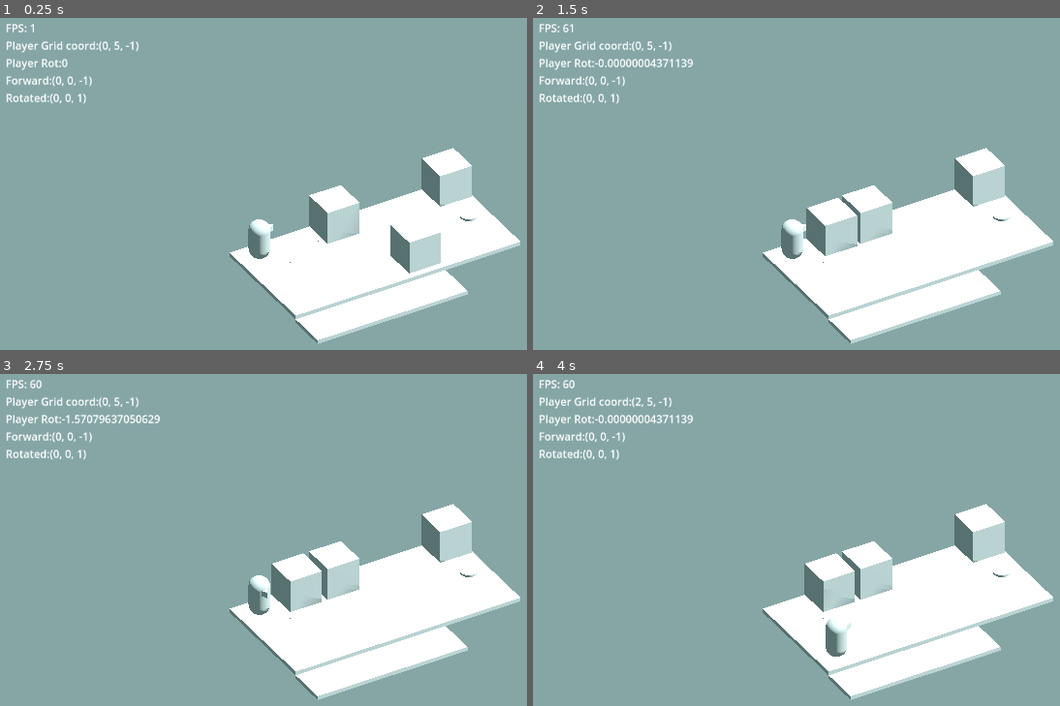
Above: before the commit, frames 1-4 (two rows, left to right).
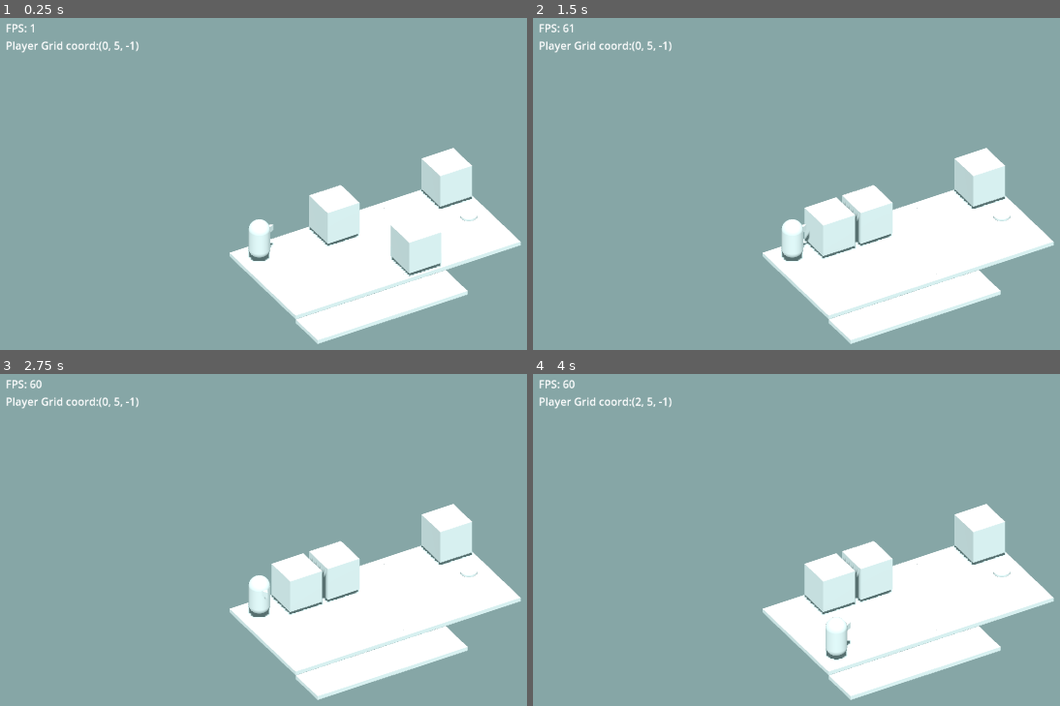
Above: after the commit, the same moments.

Repository: hakro/kosmopod-ld54
Game: Godot game, scene res://test_world.tscn
The game is run twice, just before and just after one commit, with the same random seed, the same clock (stepped at 60 frames per second) and the same inputs.
Inputs:
- Up to frame 1 (0.25 s): no input
- Up to frame 2 (1.5 s): tap Enter at 0.5 s; hold Right (turn_right) 0.53-1.28 s; tap Space (pull_object) at 0.6, 1.35 s; hold A (turn_left) from 1.28 s (still down)
- Up to frame 3 (2.75 s): release A (turn_left) at 2.03 s; hold Right (turn_right) from 2.03 s (still down); tap S (turn_around) at 2.1 s; tap Space (pull_object) at 2.3 s
- Up to frame 4 (4 s): tap Space (pull_object) at 2.75, 2.85, 3.6 s; release Right (turn_right) at 2.78 s; hold W (move_forward) 2.78-3.53 s; tap Enter at 3.5 s; hold A (turn_left) from 3.53 s (still down)

The runs differ from the first frame. In frame 1, 4.8% of the frame differs, in the area x 1-99%, y 12-99%; in frame 2, 4.9%; in frame 3, 4.8%; in frame 4, 4.8%.

Commit message:
clean up & fixes

Diff:
--- a/blocker.tscn
+++ b/blocker.tscn
@@ -4,6 +4,8 @@
 
 [node name="Blocker" type="StaticBody3D"]
 collision_layer = 4
+collision_mask = 0
+input_ray_pickable = false
 
 [node name="CollisionShape3D" type="CollisionShape3D" parent="."]
 shape = SubResource("BoxShape3D_bkfpv")
--- a/object.gd
+++ b/object.gd
@@ -9,15 +9,9 @@
 
 	# collistion with obstacle
 	if ray.is_colliding():
-		print("hereee")
 		var obj = ray.get_collider()
 		var offset2 = position - obj.position
 		offset = ray.get_collision_normal() - offset2
-		print(ray.get_collision_normal())
-
 
 	var move_tween : Tween = create_tween()
-	move_tween.tween_property(self, "position", position + offset, 0.915).set_trans(Tween.TRANS_CUBIC)
-
-func _physics_process(delta):
-	pass
+	move_tween.tween_property(self, "position", position + offset, 0.15).set_trans(Tween.TRANS_CUBIC)
--- a/project.godot
+++ b/project.godot
@@ -59,3 +59,4 @@
 
 renderer/rendering_method="gl_compatibility"
 renderer/rendering_method.mobile="gl_compatibility"
+anti_aliasing/quality/msaa_3d=2
--- a/test_world.gd
+++ b/test_world.gd
@@ -9,9 +9,9 @@
 func _process(_delta):
 	debug_label.text = "FPS: " + str(Engine.get_frames_per_second())
 	debug_label.text += "\nPlayer Grid coord:" + str($GridMap.local_to_map(($Player.position)))
-	debug_label.text += "\nPlayer Rot:" + str($Player.rotation.y)
-	debug_label.text += "\nForward:" + str(Vector3.FORWARD)
-	debug_label.text += "\nRotated:" + str(Vector3.FORWARD.rotated(Vector3.UP, PI))
+	#debug_label.text += "\nPlayer Rot:" + str($Player.rotation.y)
+	#debug_label.text += "\nForward:" + str(Vector3.FORWARD)
+	#debug_label.text += "\nRotated:" + str(Vector3.FORWARD.rotated(Vector3.UP, PI))
 
 #func _input(event):
 	#if event.is_action_pressed("ui_cancel"):
--- a/test_world.tscn
+++ b/test_world.tscn
@@ -37,7 +37,7 @@
 environment = SubResource("Environment_mtb07")
 
 [node name="DirectionalLight3D" type="DirectionalLight3D" parent="."]
-transform = Transform3D(-0.866025, -0.433013, 0.25, 0, 0.5, 0.866025, -0.5, 0.75, -0.433013, 0, 0, 0)
+transform = Transform3D(0.500001, -0.75, 0.433012, -9.8387e-09, 0.5, 0.866025, -0.866025, -0.433013, 0.25, 0, 3, 0)
 shadow_enabled = true
 
 [node name="GridMap" type="GridMap" parent="."]
@@ -53,6 +53,7 @@
 visible = false
 projection = 1
 size = 10.0
+far = 90.0
 
 [node name="Player" parent="." instance=ExtResource("3_au5ft")]
 
Not shown: 3 places in tiles.tres that only renumber resources
